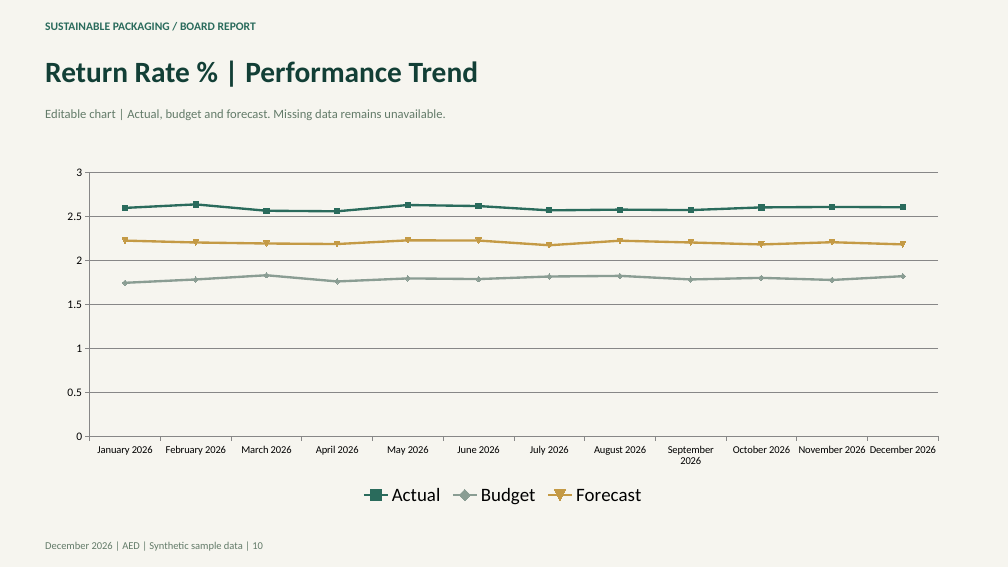
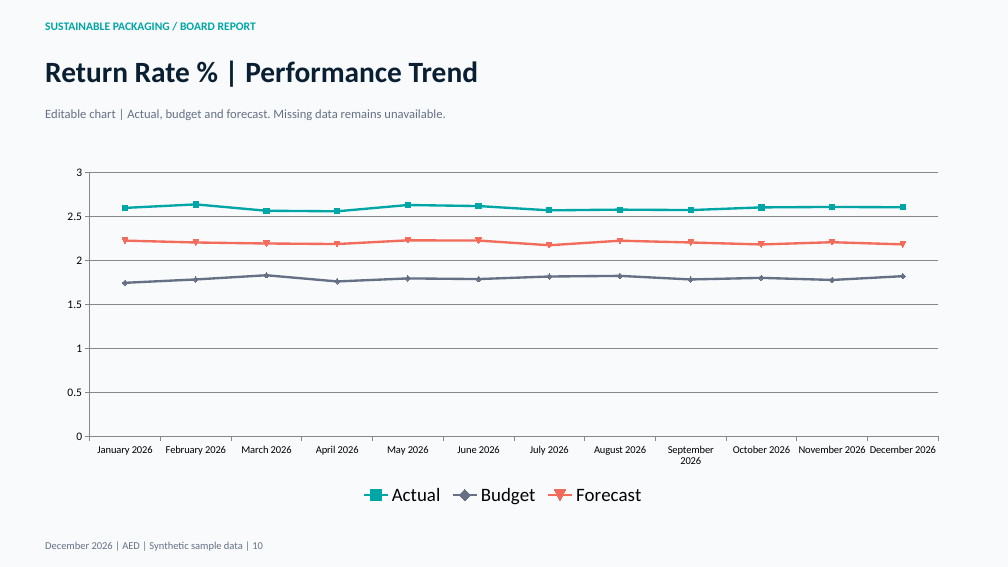
Before and after one commit to mikespence1/finance-intelligence-visual, a slide deck: slide 10 of finance-intelligence/examples/sustainable_packaging_board_2026-12.pptx. Drawn at 1008x567 pixels with LibreOffice and Linux fonts; fonts in the diff are those of the drawing. Boxes give left, top, right and bottom in pixels: in the first picture for what was removed or moved away, otherwise in the second. Text is boxed around its words. In the diff, an @@ line names an element or a change of style, - is before the commit and + after.

Commit message:
Apply DataPillars brand colours across dashboard and board packs

```diff
--- a/finance-intelligence/examples/sustainable_packaging_board_2026-12.pptx
+++ b/finance-intelligence/examples/sustainable_packaging_board_2026-12.pptx
@@ background #F6F5EF to #F8FAFC @@
@@ text "SUSTAINABLE PACKAGING / BOARD REPORT" at [45, 22, 256, 30]: text colour #2A6B5C to #00A6A6 @@
@@ text "Return Rate % | Performance ..." at [45, 61, 478, 83]: text colour #123F36 to #0B1F33 @@
@@ text "Editable chart | Actual, budget ..." at [45, 109, 445, 120]: text colour #637B69 to #667085 @@
@@ line chart at [49, 159, 957, 510] @@
@@ colour of Actual #2A6B5C to #00A6A6 @@
@@ colour of Budget #8A9D93 to #667085 @@
@@ colour of Forecast #C49A45 to #F26B5B @@
@@ text "December 2026 | AED | ..." at [45, 542, 263, 551]: text colour #637B69 to #667085 @@
```
Also in this commit, not shown: 10 other slides changed, 8 other files.
